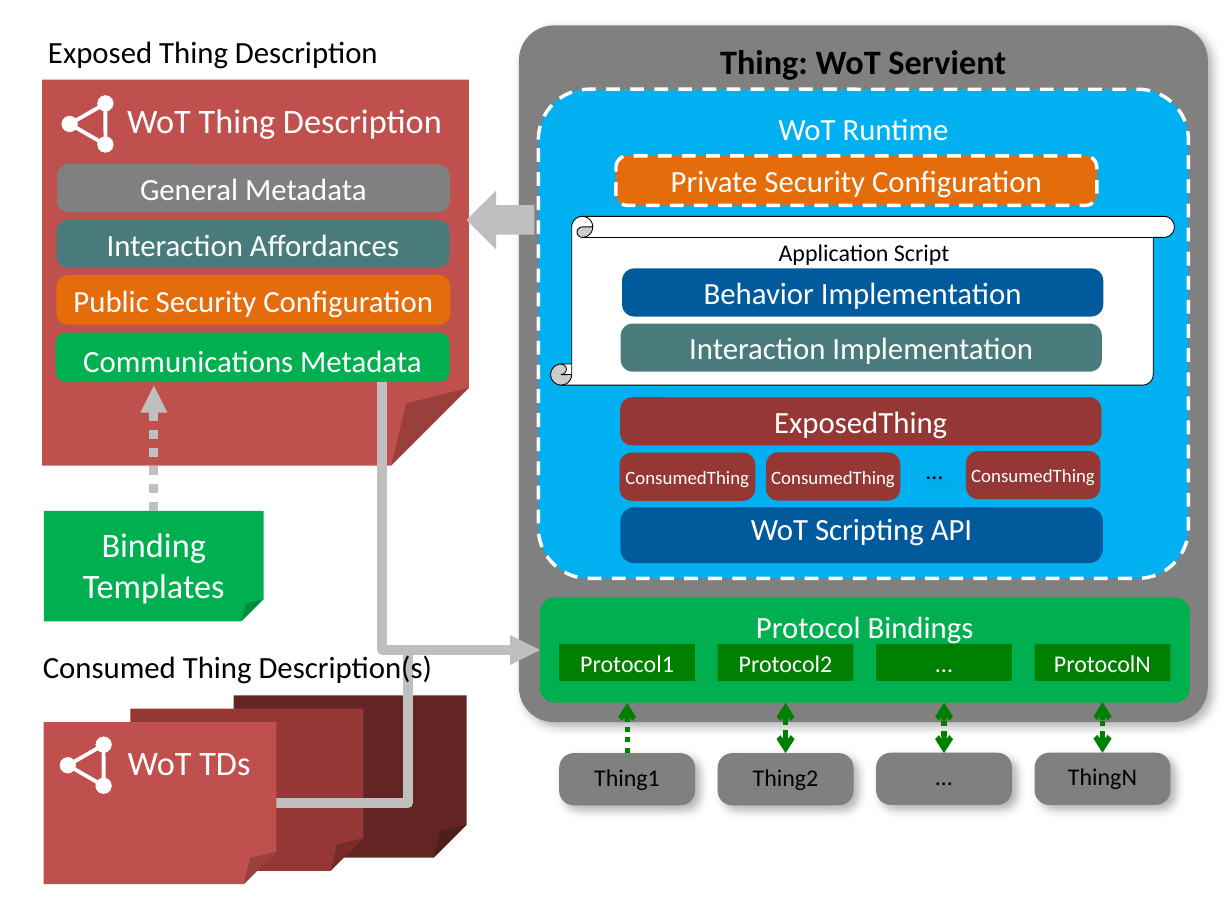
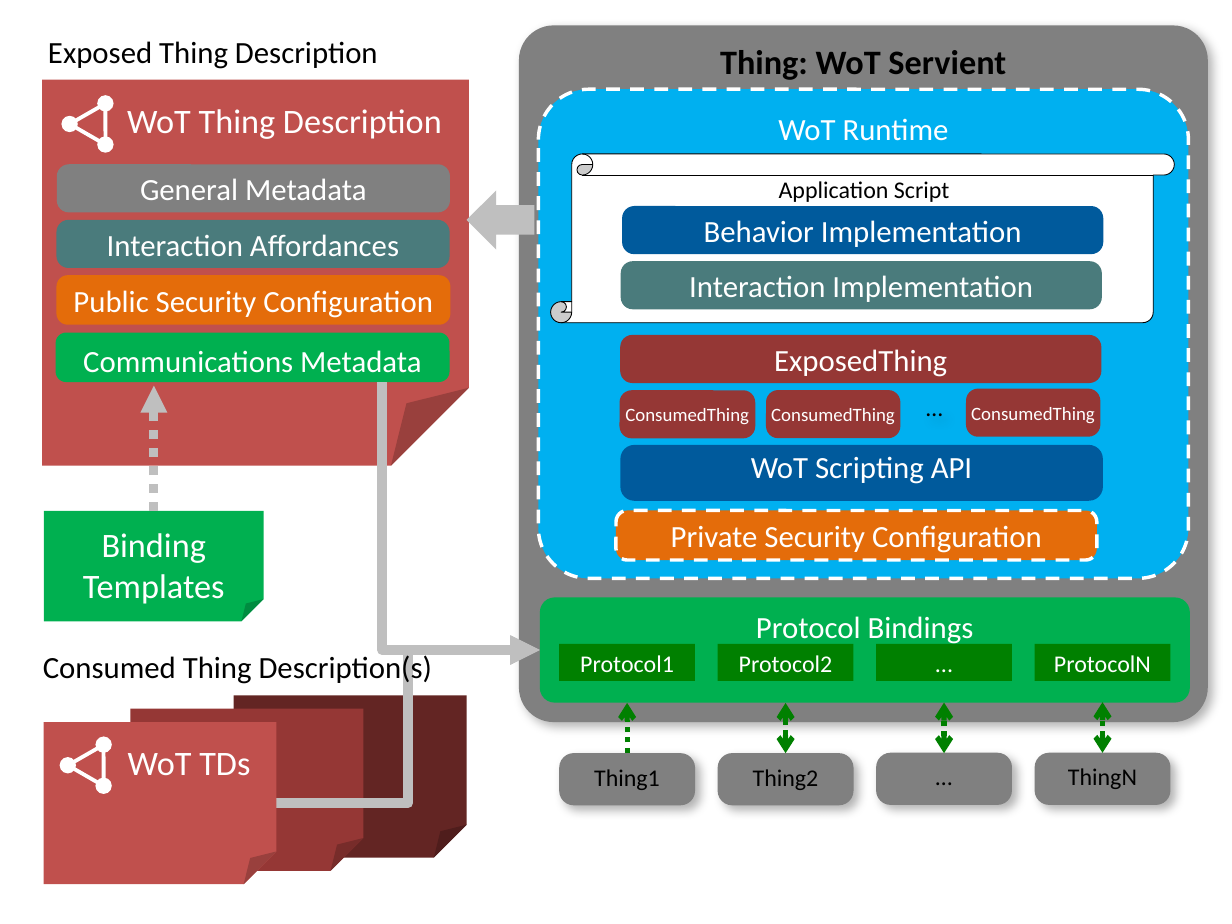
Before and after one commit to w3c/wot-architecture, a slide deck: slide 5 of images/wot-architecture-figures-new.pptx. Drawn at 1232x924 pixels with LibreOffice and Linux fonts; fonts in the diff are those of the drawing. Boxes give left, top, right and bottom in pixels: in the first picture for what was removed or moved away, otherwise in the second. Text is boxed around its words. In the diff, an @@ line names an element or a change of style, - is before the commit and + after.

```diff
--- a/images/wot-architecture-figures-new.pptx
+++ b/images/wot-architecture-figures-new.pptx
@@ 5 rounded rectangles, 2 texts, 1 vertical scroll: place and size @@
-5 rounded rectangles, 2 texts, 1 vertical scroll at bbox=[551, 217, 1174, 563]
+5 rounded rectangles, 2 texts, 1 vertical scroll at bbox=[551, 154, 1174, 500]
@@ rounded rectangle "ConsumedThing": place and size @@
-rounded rectangle "ConsumedThing" at bbox=[620, 452, 755, 500]
+rounded rectangle "ConsumedThing" at bbox=[620, 391, 755, 439]
@@ rounded rectangle "ConsumedThing": place and size @@
-rounded rectangle "ConsumedThing" at bbox=[766, 452, 901, 500]
+rounded rectangle "ConsumedThing" at bbox=[766, 391, 901, 439]
@@ rounded rectangle "Private Security Configuration": place and size @@
-rounded rectangle "Private Security Configuration" at bbox=[616, 155, 1096, 205]
+rounded rectangle "Private Security Configuration" at bbox=[616, 510, 1096, 559]
```
Also in this commit, not shown: 5 other slides changed, 4 other files.
